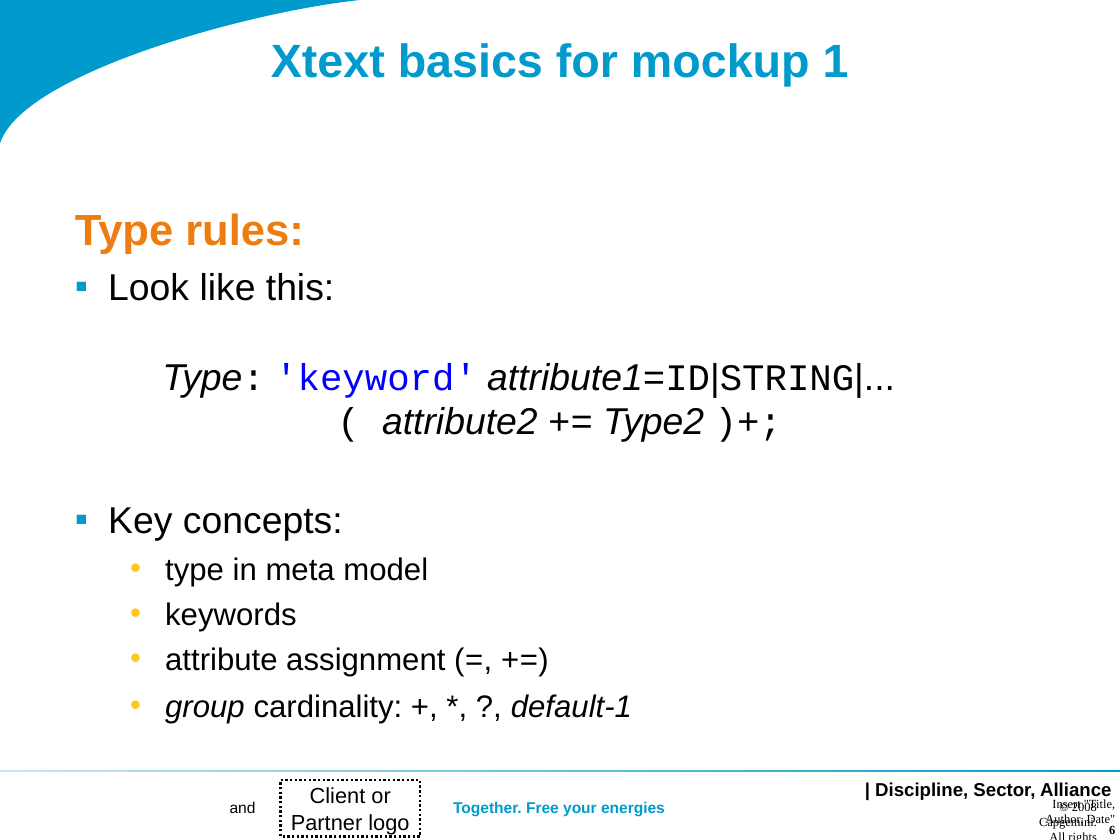
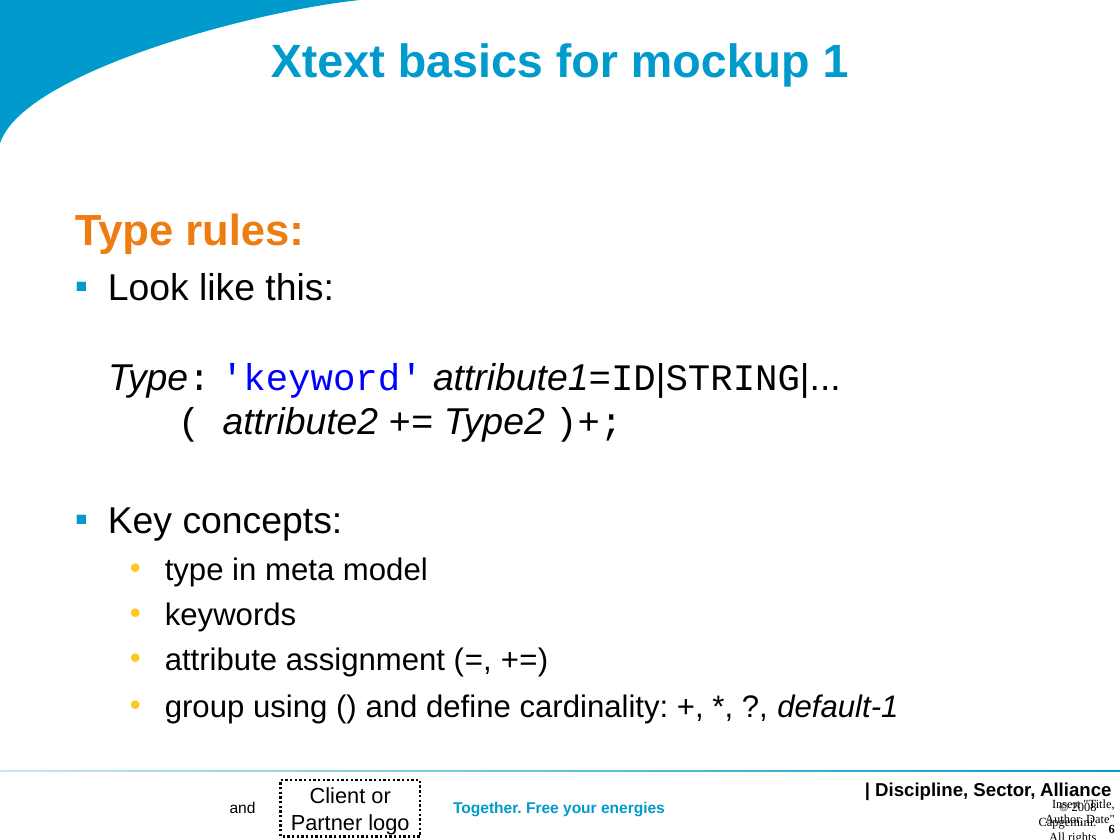
Before and after one commit to dslmeinte/xtext-workshop-code1, a slide deck: slide 6 of org.xtext.workshop.notes/sheets/Workshop 1.ppt. Drawn at 1120x840 pixels with LibreOffice and Linux fonts; fonts in the diff are those of the drawing; background and template pictures are left out. Boxes give left, top, right and bottom in pixels: in the first picture for what was removed or moved away, otherwise in the second. Text is boxed around its words. In the diff, an @@ line names an element or a change of style, - is before the commit and + after.

```diff
--- a/org.xtext.workshop.notes/sheets/Workshop 1.ppt
+++ b/org.xtext.workshop.notes/sheets/Workshop 1.ppt
@@ text at [75,213,841,676]: indent changed @@
@@ text at [165,694,898,723]: text changed @@
-  • group cardinality: +, *, ?, default-1
+  • group using () and define cardinality: +, *, ?, default-1
```
Also in this commit, not shown: 20 other slides changed, 3 slides added, 1 slide removed, 1 other file.
